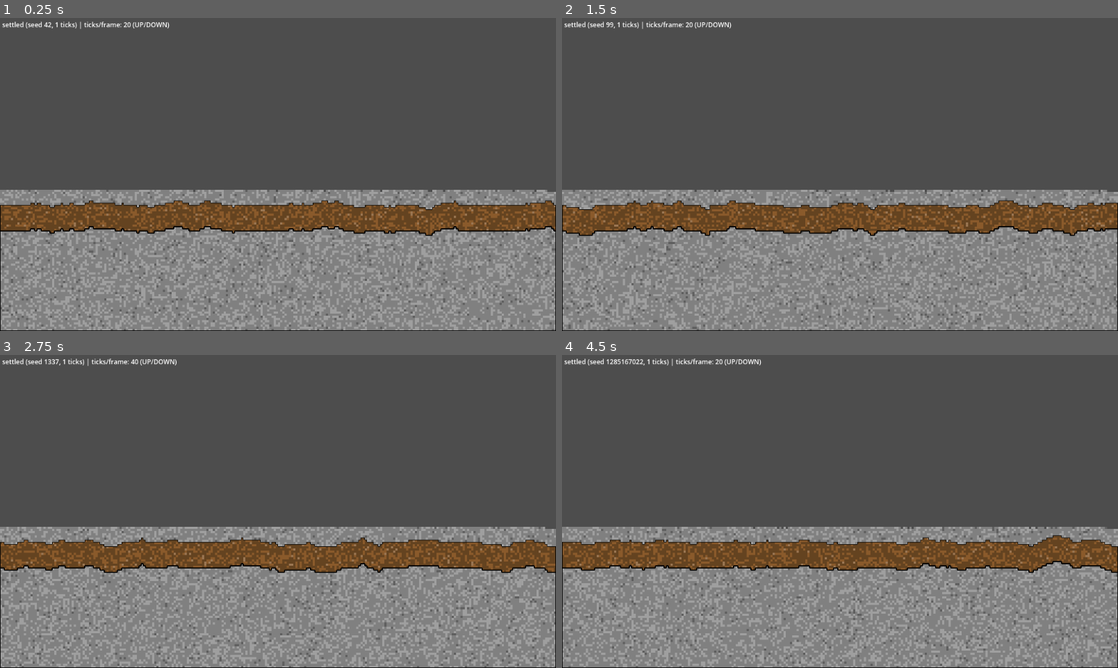
Above: before the commit, frames 1-4 (two rows, left to right).
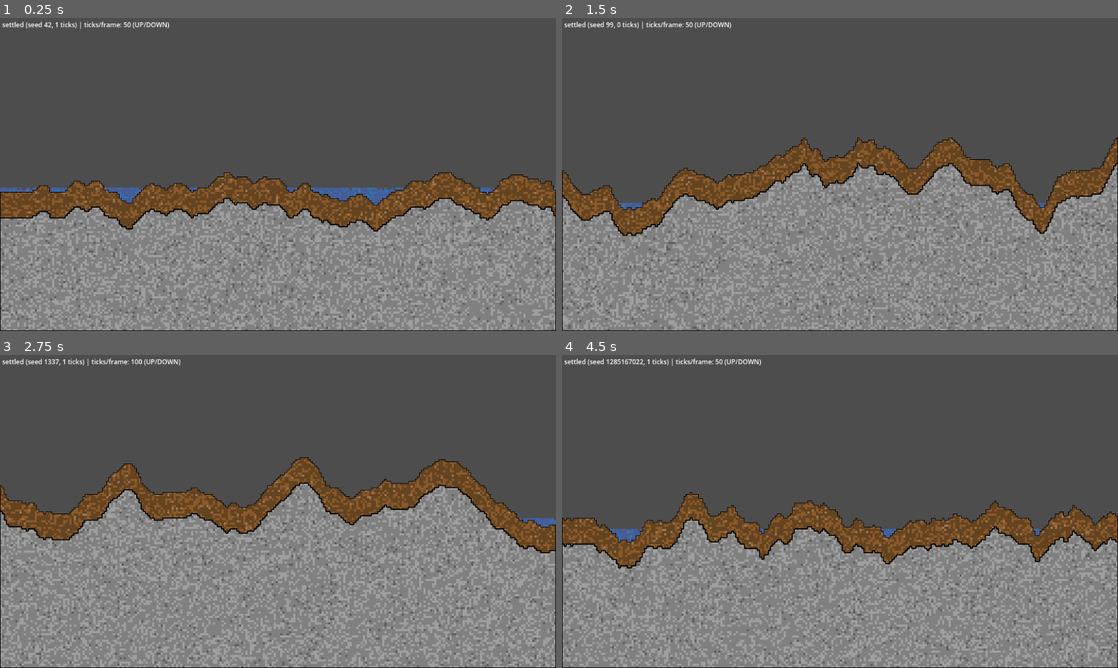
Above: after the commit, the same moments.

Repository: MessrsBrightside/pixel-mixel
Game: Godot game, scene res://scenes/main.tscn
Two runs of this game, one before a commit and one after it. Both use one fixed random seed, a clock stepped at 60 frames per second and the inputs below.
Inputs:
- Up to frame 1 (0.25 s): no input
- Up to frame 2 (1.5 s): tap Enter at 0.5 s; hold Up 0.53-1.28 s; tap 1 at 0.6 s; tap 2 at 0.8, 1.35 s; tap Space at 1.25 s; hold Down from 1.28 s (still down)
- Up to frame 3 (2.75 s): tap 3 at 1.55, 2.1 s; tap Enter at 2 s; release Down at 2.03 s; hold Up from 2.03 s (still down); tap 4 at 2.3 s
- Up to frame 4 (4.5 s): tap Space at 2.75, 4.25 s; tap 4 at 2.85 s; tap 5 at 3.05, 3.6 s; tap Enter at 3.5 s; release Up at 3.53 s; hold Down from 3.53 s (still down); tap R at 3.8, 4.35 s

The runs differ from the first frame. In frame 1, 13% of the frame differs, in the area x 0-100%, y 1-70%; in frame 2, 18%; in frame 3, 21%; in frame 4, 15%.

Commit message:
Interesting presets: bigger hills, visible water (index 3), more variation

Diff:
--- a/scenes/main.gd
+++ b/scenes/main.gd
@@ -1,17 +1,25 @@
 extends Node2D
 
-## Main scene: press 1-5 for preset seeds, R for random.
+## Main scene: press 1-5 for preset worlds, R for random.
 ## Shows world generating and settling in real-time.
 
 var _renderer: ChunkRenderer
 var _simulator: ChunkSimulator
 var _grid: ChunkGrid
-var _seeds: Array[int] = [42, 99, 256, 1337, 7777]
 var _current_seed: int = 42
 var _settling: bool = false
-var _ticks_per_frame: int = 20
+var _ticks_per_frame: int = 50
 var _label: Label
 var _total_ticks: int = 0
+
+# Presets: each is [seed, params_dict]
+var _presets: Array = [
+	[42, {"amplitude": 20, "frequency": 0.02, "base_height": 80, "water_level": 78, "dirt_depth": 16, "loose_density": 0.08}],
+	[99, {"amplitude": 35, "frequency": 0.015, "base_height": 70, "water_level": 85, "dirt_depth": 12, "loose_density": 0.1}],
+	[256, {"amplitude": 15, "frequency": 0.06, "base_height": 90, "water_level": 88, "dirt_depth": 20, "loose_density": 0.05}],
+	[1337, {"amplitude": 40, "frequency": 0.01, "base_height": 60, "water_level": 75, "dirt_depth": 10, "loose_density": 0.15}],
+	[7777, {"amplitude": 25, "frequency": 0.03, "base_height": 75, "water_level": 80, "dirt_depth": 14, "loose_density": 0.12}],
+]
 
 
 func _ready() -> void:
@@ -22,13 +30,12 @@
 	_label.add_theme_color_override("font_color", Color.WHITE)
 	_label.add_theme_font_size_override("font_size", 12)
 	add_child(_label)
-	_generate(_seeds[0])
+	_generate_preset(0)
 
 
 func _process(_delta: float) -> void:
 	if not _settling:
 		return
-	# Run several ticks per frame for speed, re-render after
 	var moved := false
 	for i in range(_ticks_per_frame):
 		if _simulator.tick(_grid):
@@ -47,19 +54,24 @@
 func _unhandled_input(event: InputEvent) -> void:
 	if event is InputEventKey and event.pressed:
 		match event.keycode:
-			KEY_1: _generate(_seeds[0])
-			KEY_2: _generate(_seeds[1])
-			KEY_3: _generate(_seeds[2])
-			KEY_4: _generate(_seeds[3])
-			KEY_5: _generate(_seeds[4])
-			KEY_R: _generate(randi())
+			KEY_1: _generate_preset(0)
+			KEY_2: _generate_preset(1)
+			KEY_3: _generate_preset(2)
+			KEY_4: _generate_preset(3)
+			KEY_5: _generate_preset(4)
+			KEY_R: _generate(randi(), {"amplitude": 30, "frequency": 0.02, "base_height": 75, "water_level": 80, "dirt_depth": 14, "loose_density": 0.1})
 			KEY_UP: _ticks_per_frame = mini(_ticks_per_frame * 2, 500)
 			KEY_DOWN: _ticks_per_frame = maxi(_ticks_per_frame / 2, 1)
 
 
-func _generate(seed_val: int) -> void:
+func _generate_preset(idx: int) -> void:
+	var preset: Array = _presets[idx]
+	_generate(preset[0], preset[1])
+
+
+func _generate(seed_val: int, params: Dictionary = {}) -> void:
 	_current_seed = seed_val
-	# Run pipeline only (no simulation yet)
+	params["water_terrain_index"] = 3  # water gets its own index
 	_grid = ChunkGrid.new(256, 144)
 	var runner := PipelineRunner.new()
 	runner.add_plugin(SurfaceShapePlugin.new())
@@ -67,7 +79,7 @@
 	runner.add_plugin(WaterPlacementPlugin.new())
 	runner.add_plugin(LooseChunkPlugin.new())
 	runner.add_plugin(PalettePlugin.new())
-	runner.run(_grid, seed_val)
+	runner.run(_grid, seed_val, params)
 
 	_simulator = ChunkSimulator.new(seed_val)
 	_renderer.grid = _grid
@@ -85,8 +97,9 @@
 
 func _load_terrain_defs() -> Array[TerrainDef]:
 	var defs: Array[TerrainDef] = []
-	defs.resize(3)
+	defs.resize(4)
 	defs[0] = null
 	defs[1] = load("res://resources/dirt.tres")
 	defs[2] = load("res://resources/stone.tres")
+	defs[3] = load("res://resources/water.tres")
 	return defs
